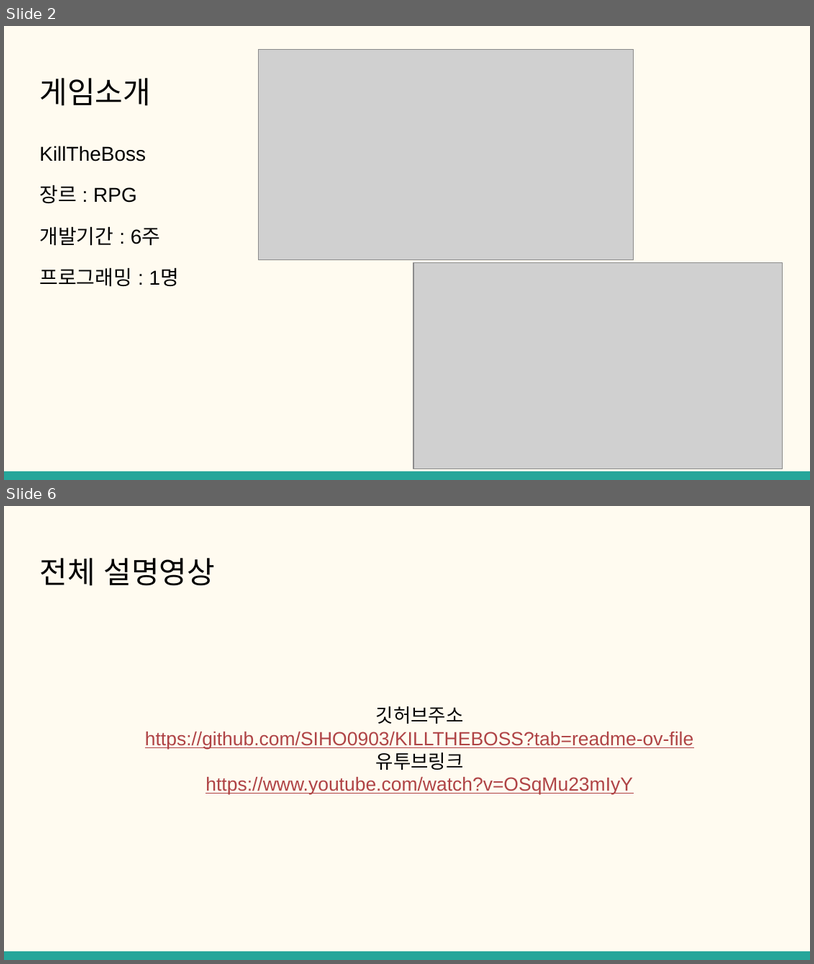
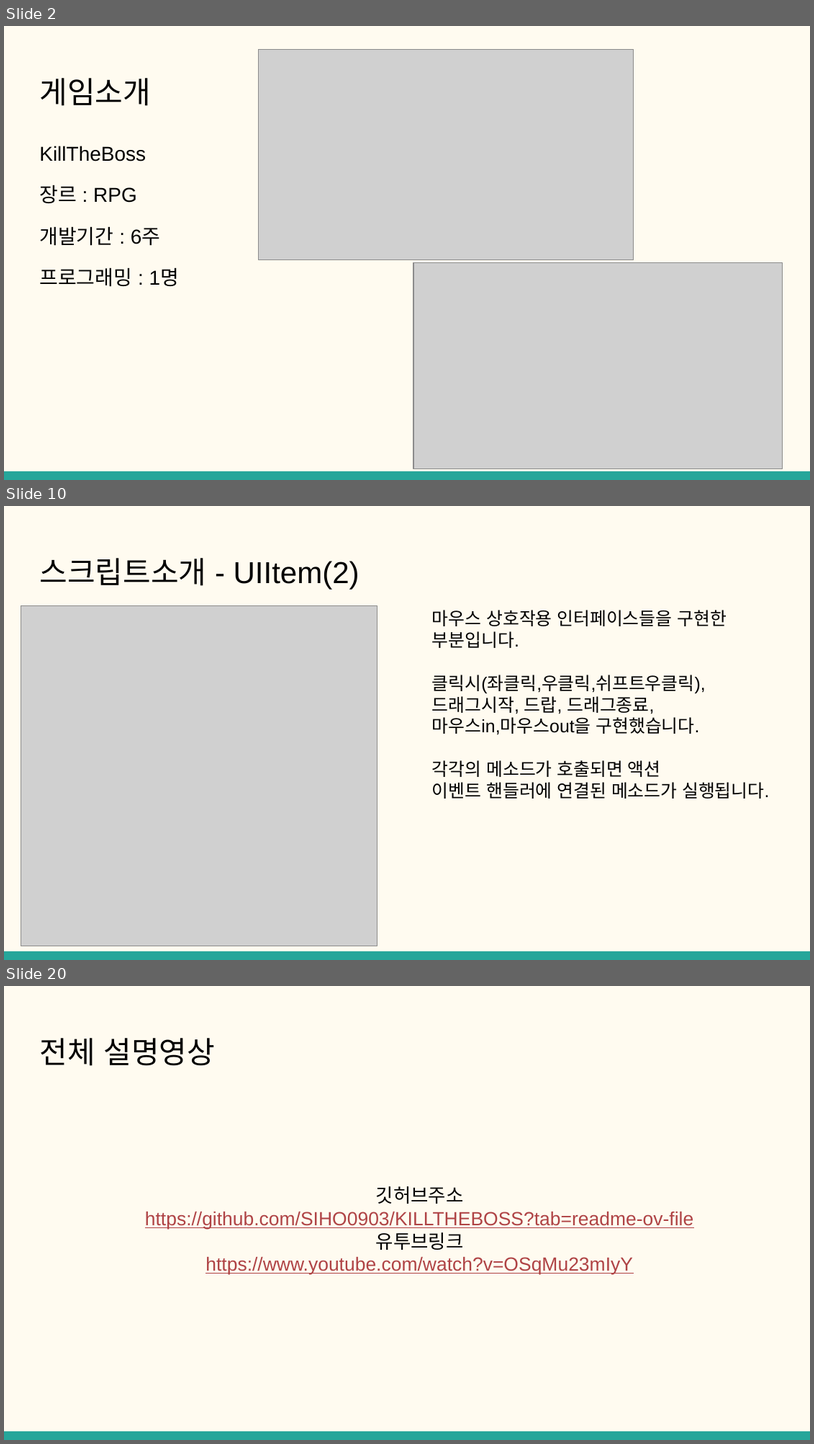
Before and after one commit to SIHO0903/KILLTHEBOSS, a slide deck: 클라이언트 개발자 포트폴리오.pptx. Shown one above the other, each under a label of ours: slides 2 and 6 before the commit, slides 2, 10 and 20 after it; the slides between them are not shown. The pictures are 814x964 and 814x1444 pixels, drawn with LibreOffice and Linux fonts; fonts in the diff are those of the drawing; grey boxes stand for pictures. Boxes give left, top, right and bottom in pixels: in the first picture for what was removed or moved away, otherwise in the second. Text is boxed around its words. In the diff, an @@ line names an element or a change of style, - is before the commit and + after.

```diff
--- a/클라이언트 개발자 포트폴리오.pptx
+++ b/클라이언트 개발자 포트폴리오.pptx
@@ slide 10 added at [4, 506, 810, 960], background #FFFBF0; not listed: 1 template element that a slide beside it also shows @@
@@ title added at [39, 558, 360, 590], 27 pt, text #000000 @@
+스크립트소개 - UIItem(2)
@@ picture added at [21, 606, 378, 945] @@
@@ title added at [432, 610, 769, 798], 16 pt, text #000000 @@
+마우스 상호작용 인터페이스들을 구현한 부분입니다.
+클릭시(좌클릭,우클릭,쉬프트우클릭),
+드래그시작, 드랍, 드래그종료,
+마우스in,마우스out을 구현했습니다.
+각각의 메소드가 호출되면 액션
+이벤트 핸들러에 연결된 메소드가 실행됩니다.
@@ what was slide 6 is now slide 20 @@
```
Also in this commit, not shown: 1 slide changed, 16 other slides added, 3 slides removed, 22 other files.
